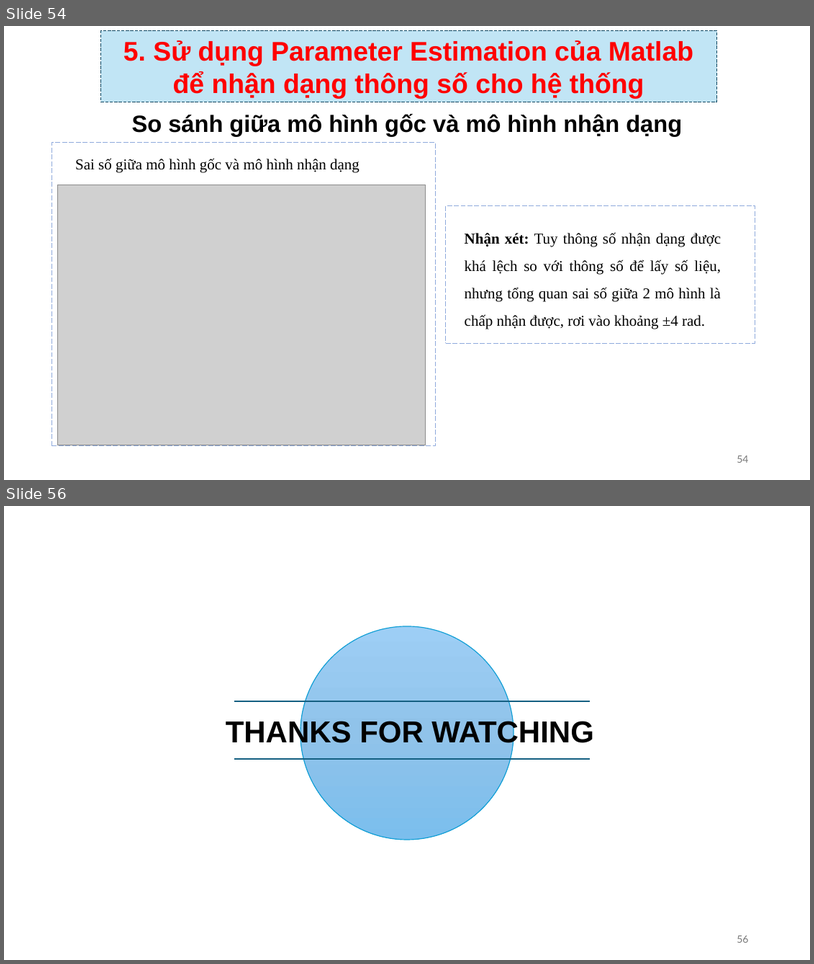
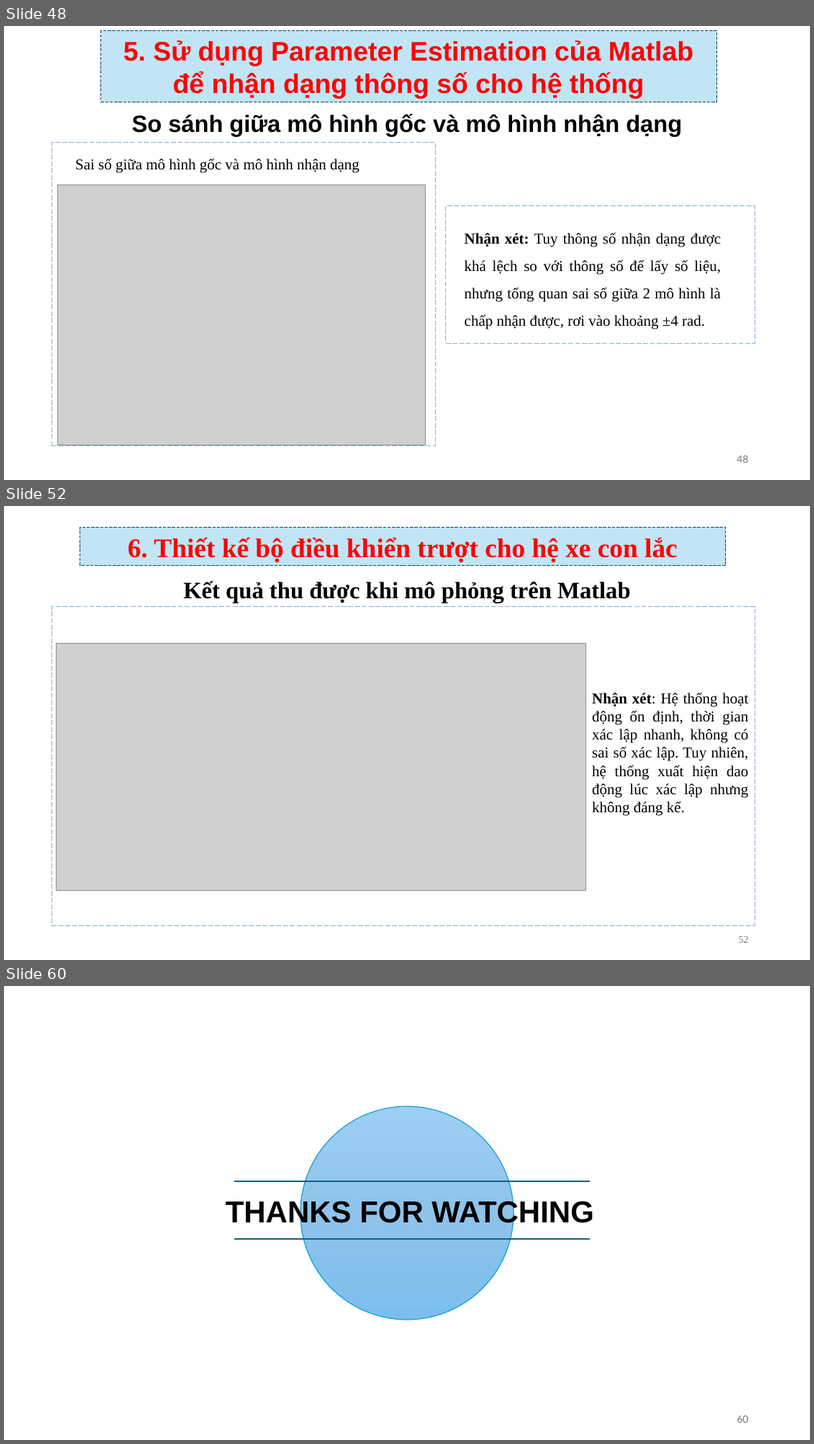
Before and after one commit to TIENPHAT2003/STM32, a slide deck: BaoCaoNhanDang.pptx. Shown one above the other, each under a label of ours: slides 54 and 56 before the commit, slides 48, 52 and 60 after it; the slides between them are not shown. The pictures are 814x964 and 814x1444 pixels, drawn with LibreOffice and Linux fonts; fonts in the diff are those of the drawing; grey boxes stand for pictures; background and template pictures are left out. Boxes give left, top, right and bottom in pixels: in the first picture for what was removed or moved away, otherwise in the second. Text is boxed around its words. In the diff, an @@ line names an element or a change of style, - is before the commit and + after.

```diff
--- a/BaoCaoNhanDang.pptx
+++ b/BaoCaoNhanDang.pptx
@@ slide 52 added at box(4, 506, 810, 960), background #FFFFFF @@
@@ rectangle added at box(80, 527, 726, 566), fill #C1E5F5, outline #104862 0.75 pt dashed, 32 pt, text #FF0000, bold @@
+6. Thiết kế bộ điều khiển trượt cho hệ xe con lắc
@@ text added at box(183, 581, 630, 602), 28 pt, text #000000, bold @@
+Kết quả thu được khi mô phỏng trên Matlab
@@ freeform shape added at box(52, 606, 756, 925), outline #8FAADC 0.75 pt dashed @@
@@ picture added at box(56, 643, 586, 890) @@
@@ text added at box(592, 692, 749, 816), 18 pt, text #000000 @@
+Nhận xét: Hệ thống hoạt động ổn định, thời gian xác lập nhanh, không có sai số xác lập. Tuy nhiên, hệ thống xuất hiện dao động lúc xác lập nhưng không đáng kể.
@@ page number added at box(739, 936, 749, 942), 12 pt, text #797979 @@
+52
@@ what was slide 54 is now slide 48 @@
@@ page number at box(737, 455, 748, 462): text changed @@
-54
+48
@@ what was slide 56 is now slide 60 @@
@@ page number at box(737, 1415, 748, 1422): text changed @@
-56
+60
```
Also in this commit, not shown: 8 slides changed, 9 other slides added, 6 slides removed, 13 other files.
